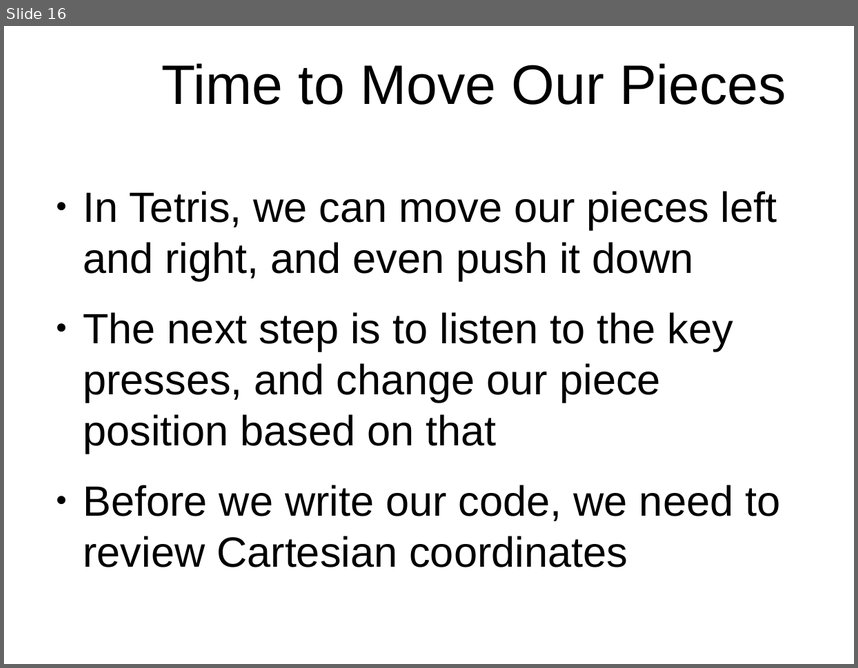
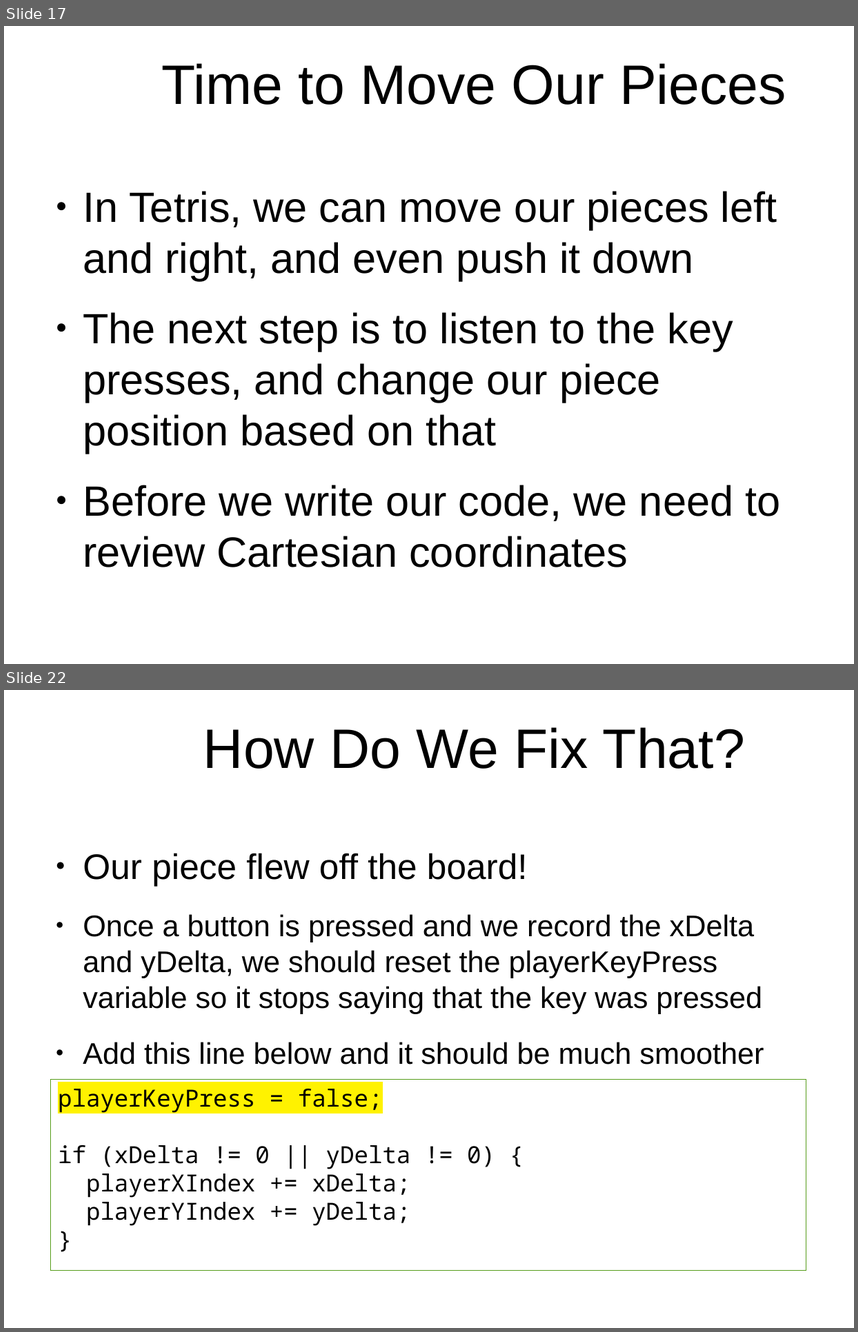
Before and after one commit to originalgrego/Webtris, a slide deck: Webtris - Explorathon 2019.odp. Shown one above the other, each under a label of ours: slide 16 before the commit, slides 17 and 22 after it; the slides between them are not shown. The pictures are 858x668 and 858x1332 pixels, drawn with LibreOffice and Linux fonts; fonts in the diff are those of the drawing; background and template pictures are left out. Boxes give left, top, right and bottom in pixels: in the first picture for what was removed or moved away, otherwise in the second. Text is boxed around its words. In the diff, an @@ line names an element or a change of style, - is before the commit and + after.

```diff
--- a/Webtris - Explorathon 2019.odp
+++ b/Webtris - Explorathon 2019.odp
@@ slide 22 added at (4, 690, 854, 1328), background picture (left out) @@
@@ title added at (203, 727, 745, 769), 51.9 pt, text #000000 @@
+How Do We Fix That?
@@ text added at (83, 853, 764, 1065), 27.9 pt, text #000000 @@
+● Our piece flew off the board!
+● Once a button is pressed and we record the xDelta and yDelta, we should reset the playerKeyPress variable so it stops saying that the key was pressed
+● Add this line below and it should be much smoother
@@ rectangle added at (50, 1080, 806, 1271), outline #579D1C 0 pt, 22 pt, text #000000 @@
+playerKeyPress = false;
+if (xDelta != 0 || yDelta != 0) {
+playerXIndex += xDelta;
+playerYIndex += yDelta;
+}
@@ what was slide 16 is now slide 17 @@
```
Also in this commit, not shown: 13 slides changed, 3 other slides added, 2 slides removed.
